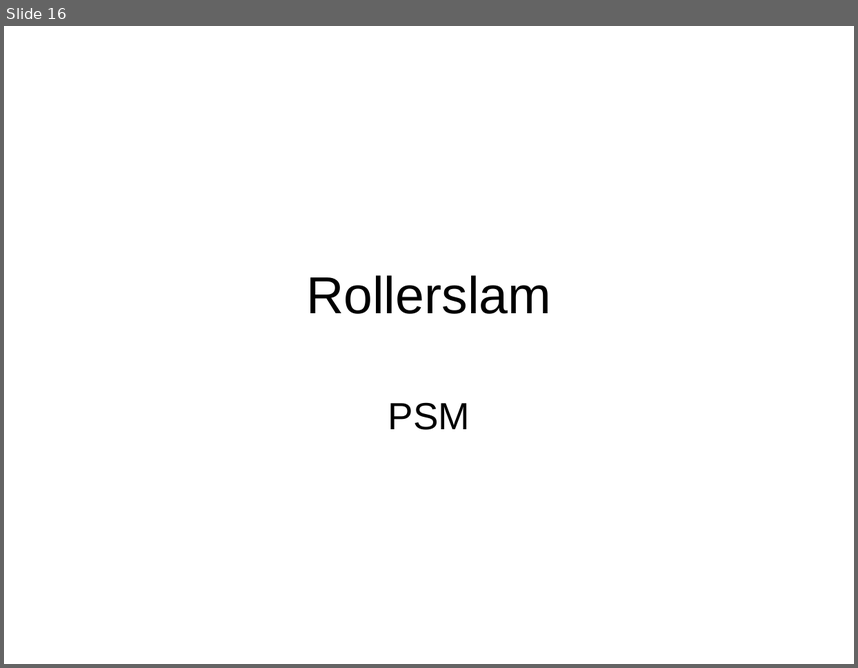
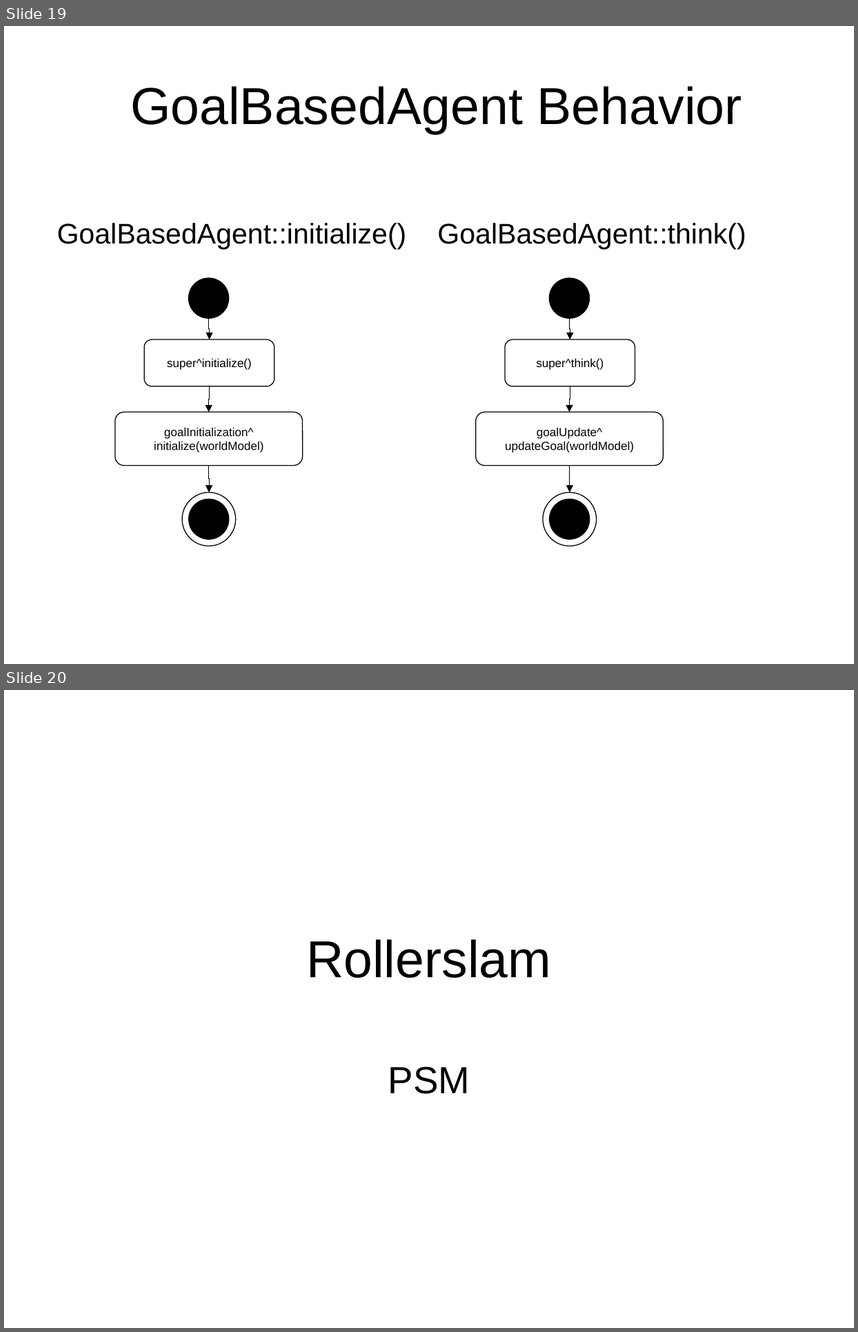
Before and after one commit to krishprince/rollerslam, a slide deck: docs/UML.ppt. Shown one above the other, each under a label of ours: slide 16 before the commit, slides 19 and 20 after it. The pictures are 858x668 and 858x1332 pixels, drawn with LibreOffice and Linux fonts; fonts in the diff are those of the drawing. Boxes give left, top, right and bottom in pixels: in the first picture for what was removed or moved away, otherwise in the second. Text is boxed around its words. In the diff, an @@ line names an element or a change of style, - is before the commit and + after.

Commit message:
updating presentation refactoring test agents

```diff
--- a/docs/UML.ppt
+++ b/docs/UML.ppt
@@ slide 19 added at (4, 26, 854, 664), background #FFFFFF @@
@@ title added at (130, 86, 742, 134), 44 pt, text #000000 @@
+GoalBasedAgent Behavior
@@ text added at (57, 223, 407, 249), 24 pt, text #000000 @@
+GoalBasedAgent::initialize()
@@ text added at (437, 223, 746, 249), 24 pt, text #000000 @@
+GoalBasedAgent::think()
@@ ellipse added at (188, 278, 228, 318), fill #000000, outline #000000 0.74 pt @@
@@ ellipse added at (549, 278, 589, 318), fill #000000, outline #000000 0.74 pt @@
@@ elbow arrow added from (209, 319) to (210, 340), #000000 0.74 pt @@
@@ elbow arrow added from (569, 319) to (570, 340), #000000 0.74 pt @@
@@ rounded rectangle added at (144, 340, 274, 386), fill #FFFFFF, outline #000000 0.74 pt, 10 pt, text #000000 @@
+super^initialize()
@@ rounded rectangle added at (505, 340, 635, 386), fill #FFFFFF, outline #000000 0.74 pt, 10 pt, text #000000 @@
+super^think()
@@ elbow arrow added from (209, 386) to (209, 412), #000000 0.74 pt @@
@@ elbow arrow added from (570, 386) to (569, 412), #000000 0.74 pt @@
@@ rounded rectangle added at (115, 412, 302, 466), fill #FFFFFF, outline #000000 0.74 pt, 10 pt, text #000000 @@
+goalInitialization^
+initialize(worldModel)
@@ rounded rectangle added at (476, 412, 663, 466), fill #FFFFFF, outline #000000 0.74 pt, 10 pt, text #000000 @@
+goalUpdate^
+updateGoal(worldModel)
@@ elbow arrow added from (209, 466) to (209, 492), #000000 0.74 pt @@
@@ elbow arrow added from (569, 466) to (570, 492), #000000 0.74 pt @@
@@ ellipse added at (183, 492, 236, 546), fill #FFFFFF, outline #000000 0.74 pt @@
@@ ellipse added at (188, 499, 228, 539), fill #000000, outline #000000 0.74 pt @@
@@ ellipse added at (543, 492, 597, 546), fill #FFFFFF, outline #000000 0.74 pt @@
@@ ellipse added at (550, 499, 590, 539), fill #000000, outline #000000 0.74 pt @@
@@ what was slide 16 is now slide 20 @@
```
Also in this commit, not shown: 5 slides changed, 5 other slides added.
